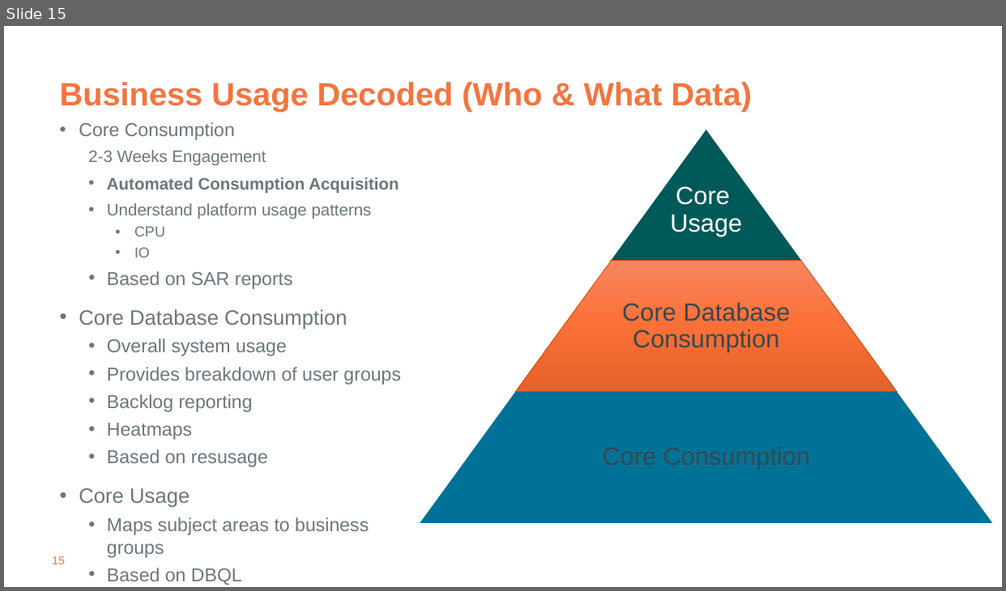
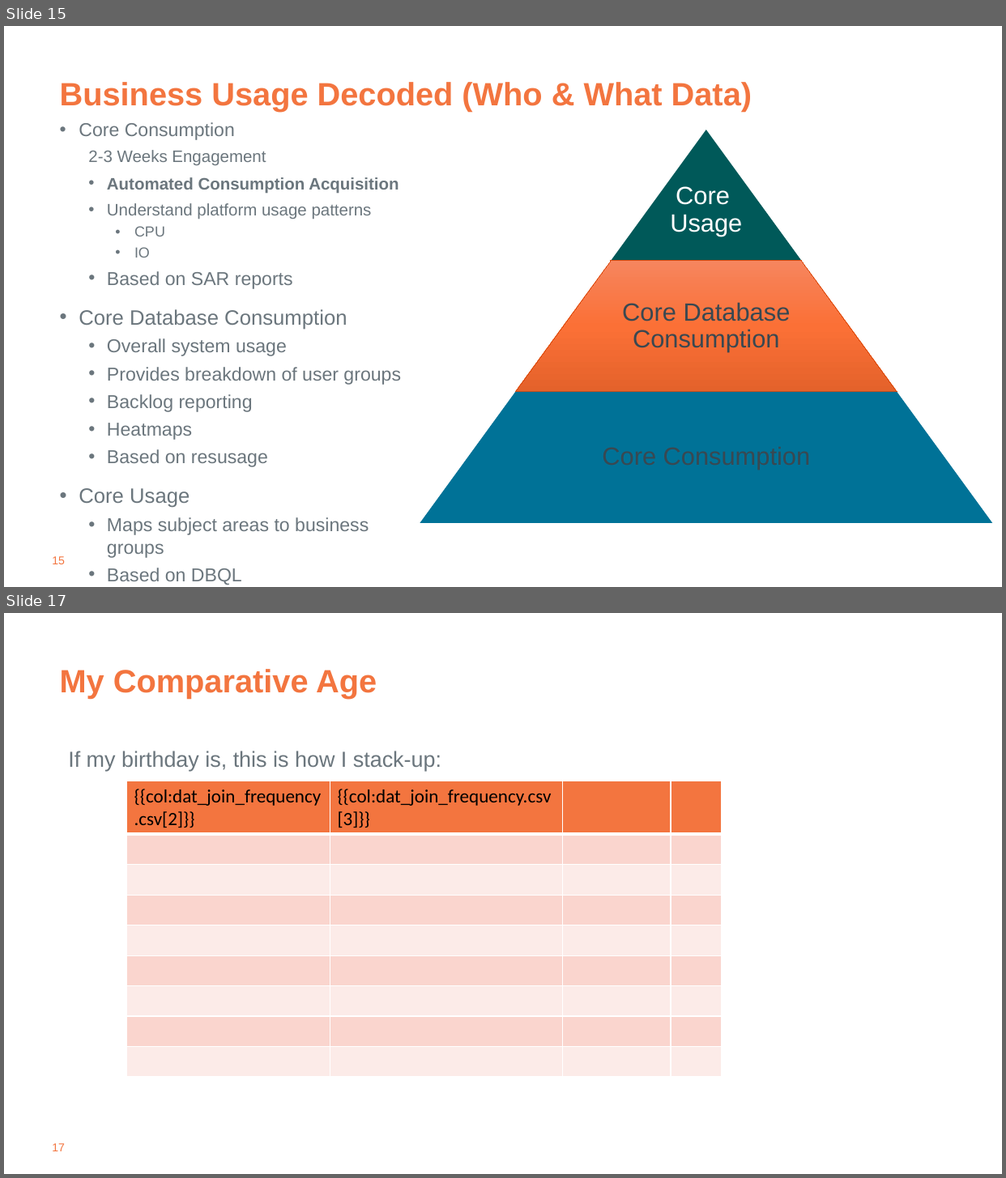
Before and after one commit to tdcoa/sql, a slide deck: filesets/workload_analytics/workload_characteristics.pptx. Shown one above the other, each under a label of ours: slide 15 before the commit, slides 15 and 17 after it; the slides between them are not shown. The pictures are 1006x591 and 1006x1178 pixels, drawn with LibreOffice and Linux fonts; fonts in the diff are those of the drawing; background and template pictures are left out. Boxes give left, top, right and bottom in pixels: in the first picture for what was removed or moved away, otherwise in the second. Text is boxed around its words. In the diff, an @@ line names an element or a change of style, - is before the commit and + after.

```diff
--- a/filesets/workload_analytics/workload_characteristics.pptx
+++ b/filesets/workload_analytics/workload_characteristics.pptx
@@ slide 17 added at bbox=[4, 613, 1002, 1174], background #FFFFFF; not listed: 1 template element that a slide beside it also shows @@
@@ title added at bbox=[60, 669, 377, 699], 31 pt, text #F3753F, bold @@
+My Comparative Age
@@ text added at bbox=[68, 751, 441, 771], 21 pt, text #6B767D @@
+If my birthday is, this is how I stack-up:
@@ table added at bbox=[127, 781, 721, 1076], 9 rows, 4 columns @@
+{{col:dat_join_frequency.csv[2]}} | {{col:dat_join_frequency.csv[3]}} |  | 
+ |  |  | 
+ |  |  | 
+ |  |  | 
+ |  |  | 
+ |  |  | 
+ |  |  | 
+ |  |  | 
+ |  |  | 
```
Also in this commit, not shown: 4 slides changed, 1 other file.
